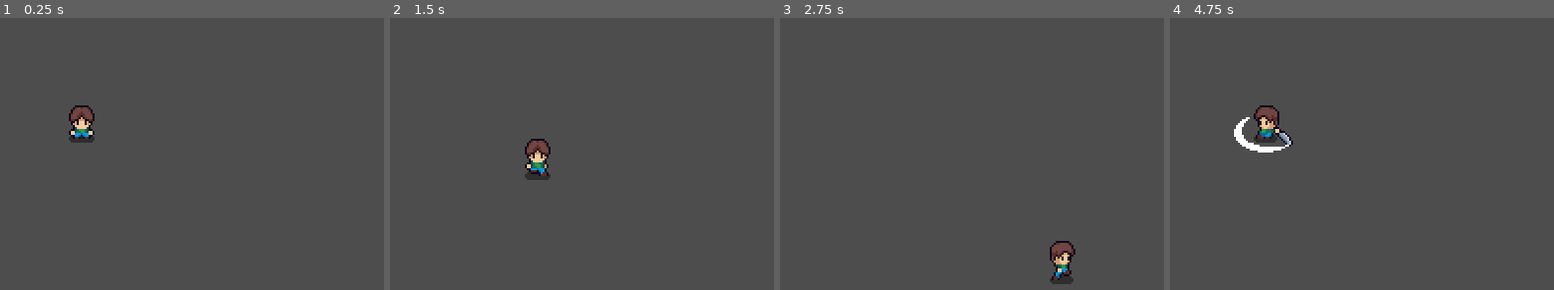
Above: before the commit, frames 1-4 (left to right).
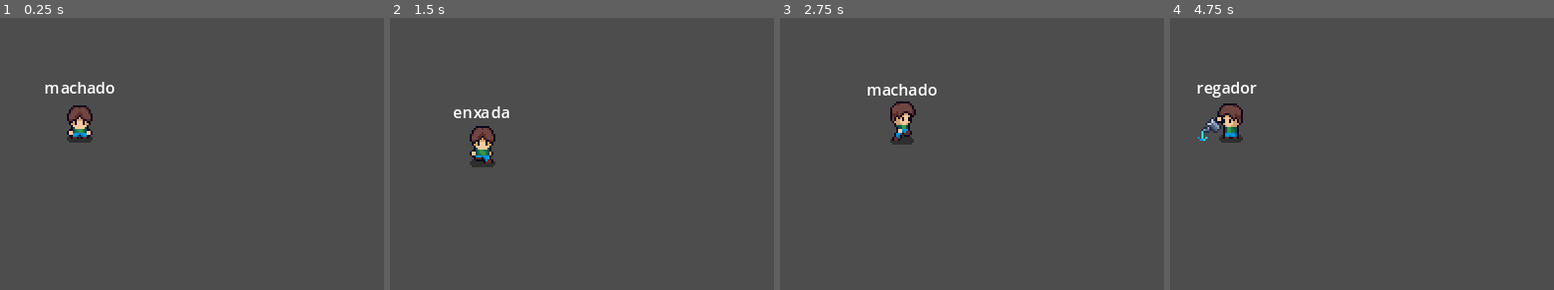
Above: after the commit, the same moments.

Repository: eldercamposds/SwordFantasy
Game: Godot game, scene res://swordFantasy/personagem/personagem.tscn
Two runs of this game, one before a commit and one after it. Both use one fixed random seed, a clock stepped at 60 frames per second and the inputs below.
Inputs (mouse positions are in pixels of both pictures, inside the frame that each line leads up to):
- Up to frame 1 (0.25 s): no input
- Up to frame 2 (1.5 s): move the mouse to (608, 118) at 0.52 s; hold D (mover_direita) 0.53-1.28 s; click (608, 118) at 0.6 s; tap 4 (enxada, bound only after the commit) at 0.8, 1.35 s; move the mouse to (outside the picture) at 1.27 s; hold S (mover_baixo) from 1.28 s (still down)
- Up to frame 3 (2.75 s): tap 1 (espada, bound only after the commit) at 1.55, 2.1 s; move the mouse to (922, 56) at 2.02 s; release S (mover_baixo) at 2.03 s; hold D (mover_direita) from 2.03 s (still down); tap 3 (machado, bound only after the commit) at 2.3 s
- Up to frame 4 (4.75 s): move the mouse to (1219, 213) at 2.77 s; release D (mover_direita) at 2.78 s; hold W (mover_cima) 2.78-3.53 s; tap 3 (machado, bound only after the commit) at 2.85 s; tap 2 (picareta, bound only after the commit) at 3.05, 3.6 s; move the mouse to (1438, 194) at 3.52 s; hold A (mover_esquerda) from 3.53 s (still down); tap 5 (regador, bound only after the commit) at 3.8, 4.35 s; move the mouse to (outside the picture) at 4.27 s; click (outside the picture) at 4.55 s

The runs differ from the first frame. In frame 1, 0.9% of the frame differs, in the area x 11-30%, y 23-46%; in frame 2, 2.0%; in frame 3, 2.0%; in frame 4, 2.5%, in the area x 7-33%, y 23-50%.

Commit message:
alterando arma
introduzindo função para alterar a animação das armas

Diff:
--- a/project.godot
+++ b/project.godot
@@ -52,6 +52,31 @@
 , Object(InputEventJoypadButton,"resource_local_to_scene":false,"resource_name":"","device":-1,"button_index":0,"pressure":0.0,"pressed":false,"script":null)
 ]
 }
+espada={
+"deadzone": 0.5,
+"events": [Object(InputEventKey,"resource_local_to_scene":false,"resource_name":"","device":-1,"window_id":0,"alt_pressed":false,"shift_pressed":false,"ctrl_pressed":false,"meta_pressed":false,"pressed":false,"keycode":0,"physical_keycode":49,"key_label":0,"unicode":49,"location":0,"echo":false,"script":null)
+]
+}
+picareta={
+"deadzone": 0.5,
+"events": [Object(InputEventKey,"resource_local_to_scene":false,"resource_name":"","device":-1,"window_id":0,"alt_pressed":false,"shift_pressed":false,"ctrl_pressed":false,"meta_pressed":false,"pressed":false,"keycode":0,"physical_keycode":50,"key_label":0,"unicode":50,"location":0,"echo":false,"script":null)
+]
+}
+machado={
+"deadzone": 0.5,
+"events": [Object(InputEventKey,"resource_local_to_scene":false,"resource_name":"","device":-1,"window_id":0,"alt_pressed":false,"shift_pressed":false,"ctrl_pressed":false,"meta_pressed":false,"pressed":false,"keycode":0,"physical_keycode":51,"key_label":0,"unicode":51,"location":0,"echo":false,"script":null)
+]
+}
+enxada={
+"deadzone": 0.5,
+"events": [Object(InputEventKey,"resource_local_to_scene":false,"resource_name":"","device":-1,"window_id":0,"alt_pressed":false,"shift_pressed":false,"ctrl_pressed":false,"meta_pressed":false,"pressed":false,"keycode":0,"physical_keycode":52,"key_label":0,"unicode":52,"location":0,"echo":false,"script":null)
+]
+}
+regador={
+"deadzone": 0.5,
+"events": [Object(InputEventKey,"resource_local_to_scene":false,"resource_name":"","device":-1,"window_id":0,"alt_pressed":false,"shift_pressed":false,"ctrl_pressed":false,"meta_pressed":false,"pressed":false,"keycode":0,"physical_keycode":53,"key_label":0,"unicode":53,"location":0,"echo":false,"script":null)
+]
+}
 
 [rendering]
 
--- a/swordFantasy/personagem/personagem.gd
+++ b/swordFantasy/personagem/personagem.gd
@@ -1,6 +1,6 @@
 extends CharacterBody2D
 
-var _arma_atual: String = "espada"
+var _arma_atual: String = "machado"
 var _sufixo_da_animacao: String = "_baixo"
 var _pode_atacar: bool=true
 
@@ -8,8 +8,10 @@
 @export var _animador_do_personagem: AnimationPlayer
 @export var _temporizador_de_acoes: Timer
 @export var _area_de_ataque: Area2D
+@export var _texto_arma_atual: Label
 
-func _physics_process(_delta: float) -> void:
+
+func _process(_delta: float) -> void:
 	var direcao = Input.get_vector(
 		"mover_esquerda", "mover_direita", "mover_cima", "mover_baixo"
 		)
@@ -17,6 +19,7 @@
 	move_and_slide()
 
 	_sufixo_da_animacao = _sufixo_do_personagem()
+	_definir_arma_atual()
 	_atacar()
 	_animar()
 
@@ -40,12 +43,26 @@
 
 	return _sufixo_da_animacao
 
+func _definir_arma_atual() -> void:
+	if Input.is_action_just_pressed("espada"):
+		_arma_atual = "espada"
+	if Input.is_action_just_pressed("picareta"):
+		_arma_atual = "picareta"
+	if Input.is_action_just_pressed("enxada"):
+		_arma_atual = "enxada"
+	if Input.is_action_just_pressed("machado"):
+		_arma_atual = "machado"
+	if Input.is_action_just_pressed("regador"):
+		_arma_atual = "regador"
+
+	_texto_arma_atual.text = _arma_atual
+
 func _atacar() -> void:
 	if Input.is_action_just_pressed("atacar") and _pode_atacar:
 		_animador_do_personagem.play("atacando_" + _arma_atual + _sufixo_da_animacao)
 		_temporizador_de_acoes.start(0.4)
 		_pode_atacar = false
-		set_physics_process(false)
+		set_process(false)
 
 
 
@@ -60,5 +77,5 @@
 
 
 func _on_temporizador_de_acoes_timeout() -> void:
-	set_physics_process(true)
+	set_process(true)
 	_pode_atacar = true
--- a/swordFantasy/personagem/personagem.tscn
+++ b/swordFantasy/personagem/personagem.tscn
@@ -1,8 +1,8 @@
-[gd_scene load_steps=35 format=3 uid="uid://webbml6amdxc"]
+[gd_scene load_steps=36 format=3 uid="uid://webbml6amdxc"]
 
 [ext_resource type="Script" path="res://swordFantasy/personagem/personagem.gd" id="1_q3r78"]
-[ext_resource type="Texture2D" uid="uid://dxd7hs36wpulw" path="res://swordFantasy/personagem/Player_Actions.png" id="2_0vgsk"]
-[ext_resource type="Texture2D" uid="uid://dyn32yka0prsx" path="res://swordFantasy/personagem/Player.png" id="2_1amcu"]
+[ext_resource type="Texture2D" uid="uid://dxd7hs36wpulw" path="res://swordFantasy/personagem/acoes.png" id="2_0vgsk"]
+[ext_resource type="Texture2D" uid="uid://dyn32yka0prsx" path="res://swordFantasy/personagem/acoes_padrao.png" id="2_1amcu"]
 
 [sub_resource type="Animation" id="Animation_5fldg"]
 length = 0.001
@@ -77,6 +77,18 @@
 "transitions": PackedFloat32Array(1),
 "update": 1,
 "values": [true]
+}
+tracks/6/type = "value"
+tracks/6/imported = false
+tracks/6/enabled = true
+tracks/6/path = NodePath("Sprite2D:texture")
+tracks/6/interp = 1
+tracks/6/loop_wrap = true
+tracks/6/keys = {
+"times": PackedFloat32Array(0),
+"transitions": PackedFloat32Array(1),
+"update": 1,
+"values": [ExtResource("2_1amcu")]
 }
 
 [sub_resource type="Animation" id="Animation_jk46x"]
@@ -762,6 +774,18 @@
 "transitions": PackedFloat32Array(1, 1, 1),
 "update": 1,
 "values": [true, false, true]
+}
+tracks/6/type = "value"
+tracks/6/imported = false
+tracks/6/enabled = true
+tracks/6/path = NodePath("Sprite2D:texture")
+tracks/6/interp = 1
+tracks/6/loop_wrap = true
+tracks/6/keys = {
+"times": PackedFloat32Array(0),
+"transitions": PackedFloat32Array(1),
+"update": 1,
+"values": [ExtResource("2_1amcu")]
 }
 
 [sub_resource type="Animation" id="Animation_1bdjq"]
@@ -2218,13 +2242,17 @@
 
 [sub_resource type="CircleShape2D" id="CircleShape2D_xcvqs"]
 
-[node name="personagem" type="CharacterBody2D" node_paths=PackedStringArray("_animador_do_personagem", "_temporizador_de_acoes", "_area_de_ataque")]
+[sub_resource type="LabelSettings" id="LabelSettings_h6b0a"]
+font_size = 8
+
+[node name="personagem" type="CharacterBody2D" node_paths=PackedStringArray("_animador_do_personagem", "_temporizador_de_acoes", "_area_de_ataque", "_texto_arma_atual")]
 position = Vector2(161, 96)
 script = ExtResource("1_q3r78")
 _velocidade_de_movimento = 96.0
 _animador_do_personagem = NodePath("AnimationPlayer")
 _temporizador_de_acoes = NodePath("TemporizadorDeAcoes")
 _area_de_ataque = NodePath("AreaDeAtque")
+_texto_arma_atual = NodePath("Label")
 
 [node name="Sprite2D" type="Sprite2D" parent="."]
 position = Vector2(0.5, -7)
@@ -2248,4 +2276,25 @@
 shape = SubResource("CircleShape2D_xcvqs")
 disabled = true
 
+[node name="Label" type="Label" parent="."]
+custom_minimum_size = Vector2(80, 0)
+anchors_preset = 8
+anchor_left = 0.5
+anchor_top = 0.5
+anchor_right = 0.5
+anchor_bottom = 0.5
+offset_left = -40.0
+offset_top = -32.0
+offset_right = 40.0
+offset_bottom = -9.0
+grow_horizontal = 2
+grow_vertical = 2
+text = "Espada"
+label_settings = SubResource("LabelSettings_h6b0a")
+horizontal_alignment = 1
+
+[node name="Camera2D" type="Camera2D" parent="."]
+position_smoothing_enabled = true
+position_smoothing_speed = 4.0
+
 [connection signal="timeout" from="TemporizadorDeAcoes" to="." method="_on_temporizador_de_acoes_timeout"]
Renamed: swordFantasy/personagem/Player_Actions.png -> swordFantasy/personagem/acoes.png
Not shown, changed: swordFantasy/personagem/acoes.png.import
Renamed: swordFantasy/personagem/Player.png -> swordFantasy/personagem/acoes_padrao.png
Not shown, changed: swordFantasy/personagem/acoes_padrao.png.import
